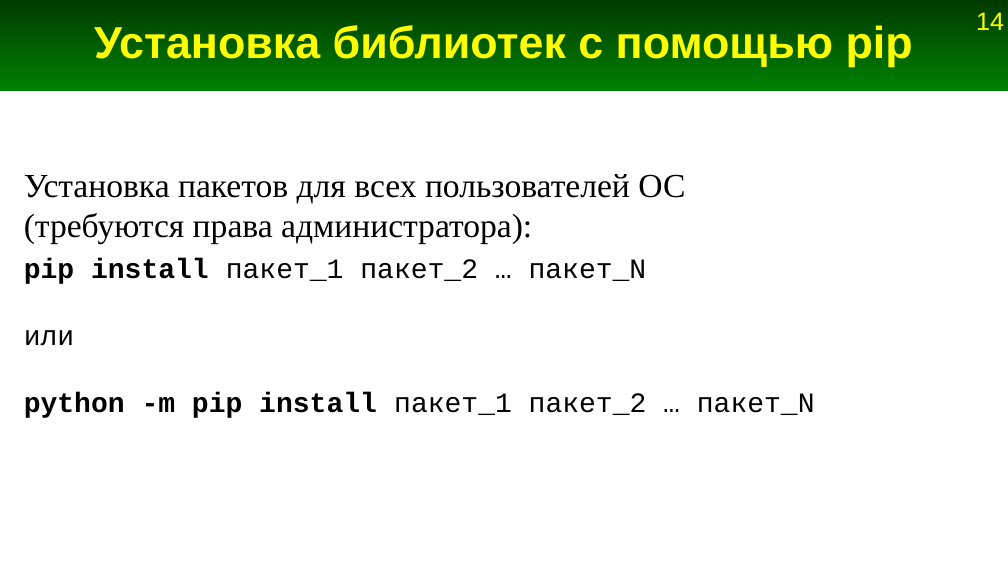
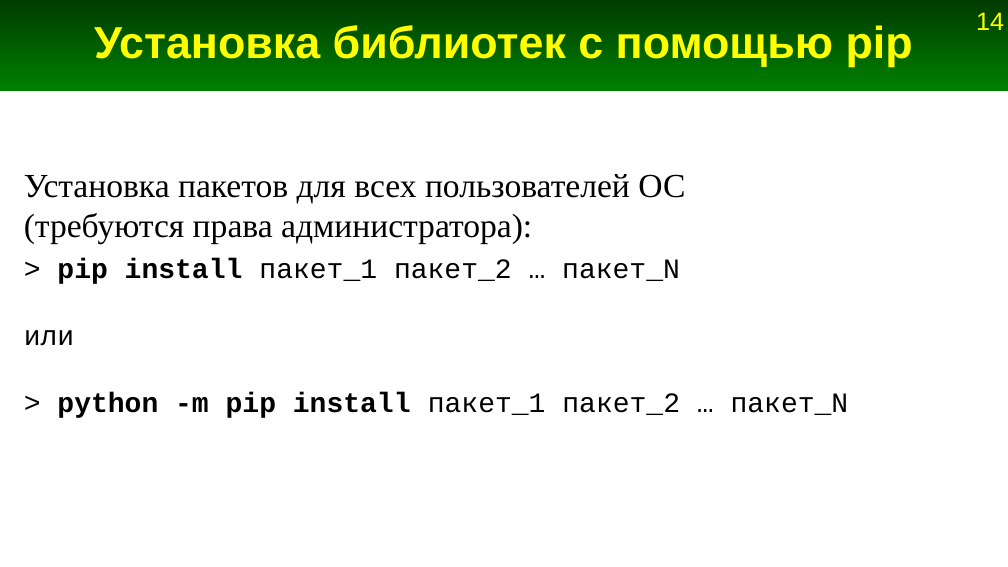
Before and after one commit to Jenyay/python-lectures, a slide deck: slide 14 of presentations/13. Modules.odp. Drawn at 1008x567 pixels with LibreOffice and Linux fonts; fonts in the diff are those of the drawing. Boxes give left, top, right and bottom in pixels: in the first picture for what was removed or moved away, otherwise in the second. Text is boxed around its words. In the diff, an @@ line names an element or a change of style, - is before the commit and + after.

```diff
--- a/presentations/13. Modules.odp
+++ b/presentations/13. Modules.odp
@@ text at [57, 258, 680, 284]: text changed @@
-pip install пакет_1 пакет_2 … пакет_N
+> pip install пакет_1 пакет_2 … пакет_N
@@ text at [57, 392, 849, 418]: text changed @@
-python -m pip install пакет_1 пакет_2 … пакет_N
+> python -m pip install пакет_1 пакет_2 … пакет_N
```
Also in this commit, not shown: 5 other slides changed, 13 slides added, 1 other file.
